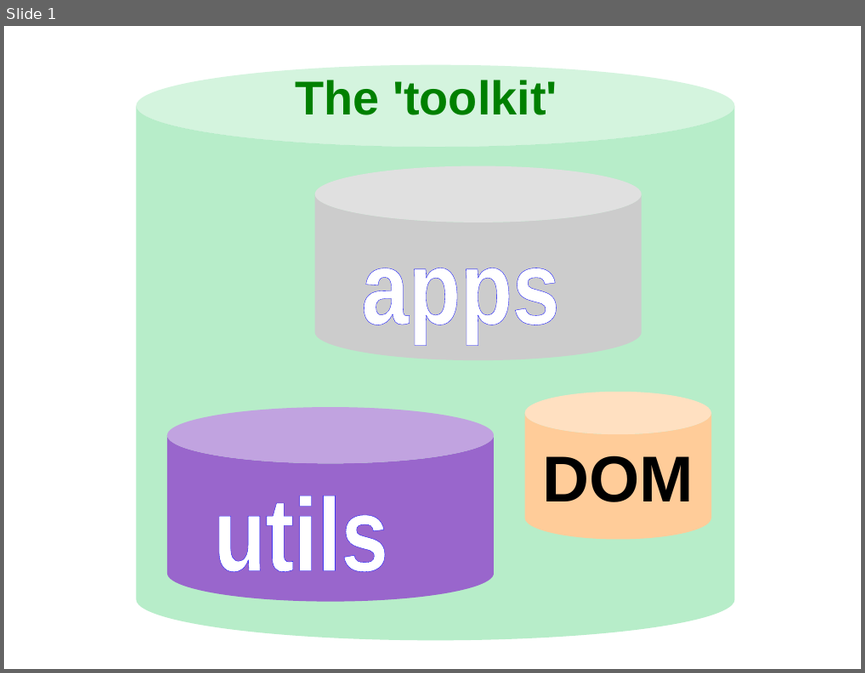
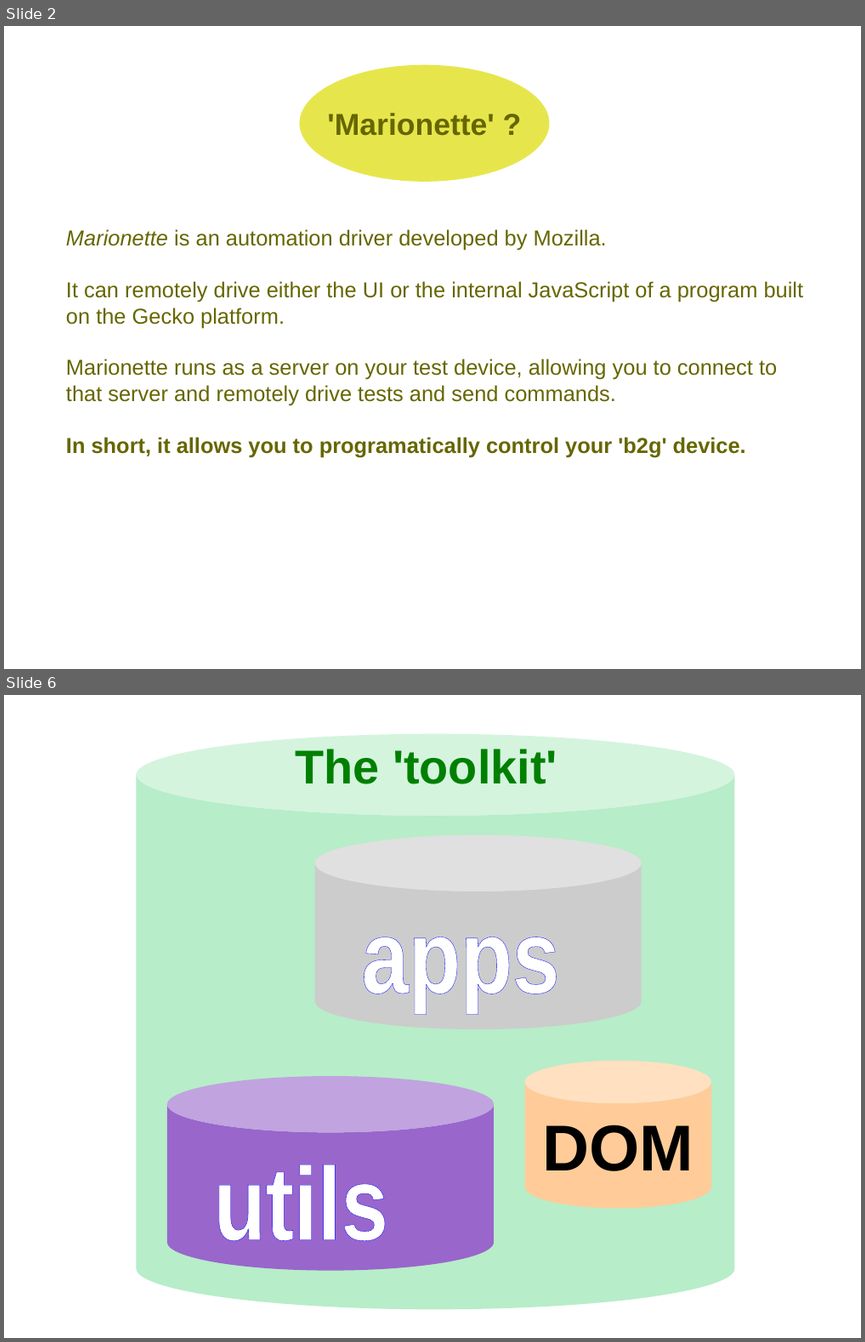
Before and after one commit to owdqa/OWD_TEST_TOOLKIT, a slide deck: Docs/Overview tech.odp. Shown one above the other, each under a label of ours: slide 1 before the commit, slides 2 and 6 after it; the slides between them are not shown. The pictures are 865x673 and 865x1342 pixels, drawn with LibreOffice and Linux fonts; fonts in the diff are those of the drawing. Boxes give left, top, right and bottom in pixels: in the first picture for what was removed or moved away, otherwise in the second. Text is boxed around its words. In the diff, an @@ line names an element or a change of style, - is before the commit and + after.

```diff
--- a/Docs/Overview tech.odp
+++ b/Docs/Overview tech.odp
@@ slide 2 added at bbox=[4, 26, 861, 669], background #FFFFFF @@
@@ ellipse added at bbox=[300, 65, 550, 182], fill #E6E64C, 28 pt, text #666600, bold @@
+'Marionette' ?
@@ text added at bbox=[66, 229, 804, 457], 20 pt, text #666600 @@
+Marionette is an automation driver developed by Mozilla.
+It can remotely drive either the UI or the internal JavaScript of a program built on the Gecko platform.
+Marionette runs as a server on your test device, allowing you to connect to that server and remotely drive tests and send commands.
+In short, it allows you to programatically control your 'b2g' device.
@@ what was slide 1 is now slide 6 @@
```
Also in this commit, not shown: 7 slides changed, 3 other slides added, 1 slide removed, 4 other files.
